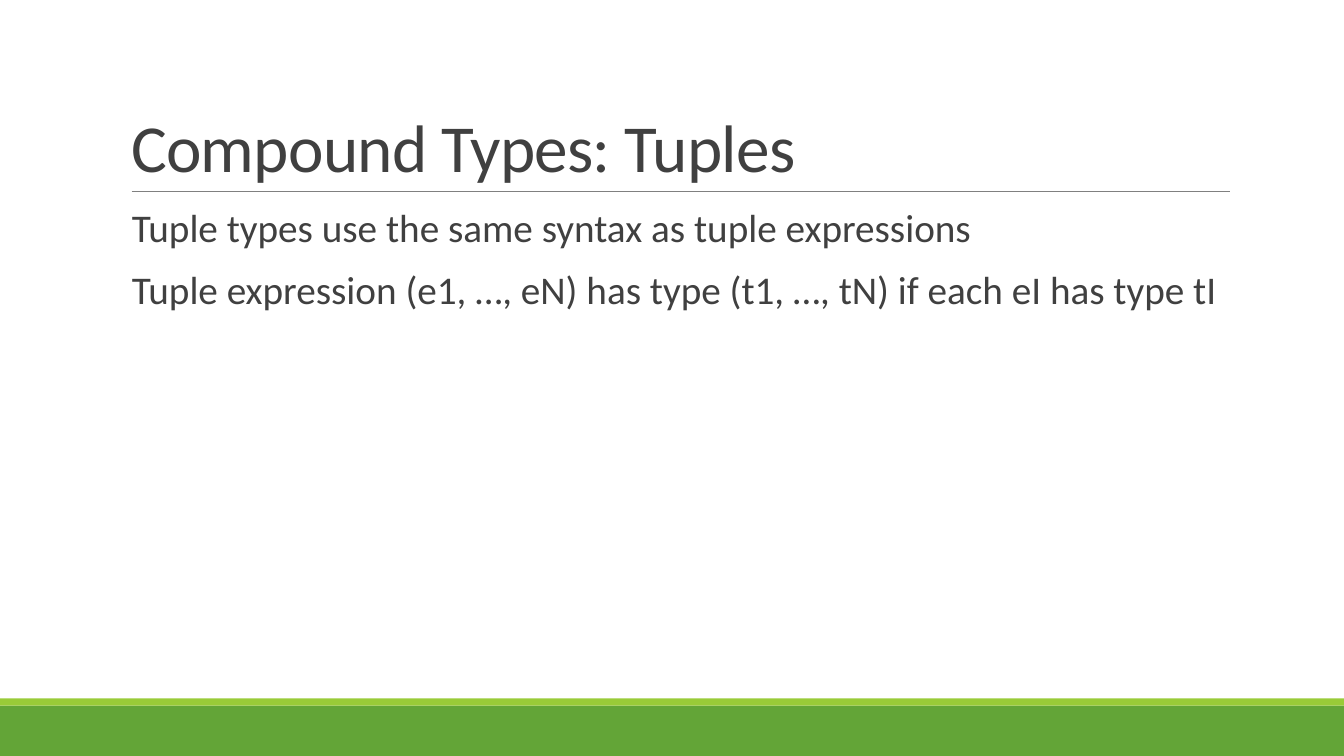
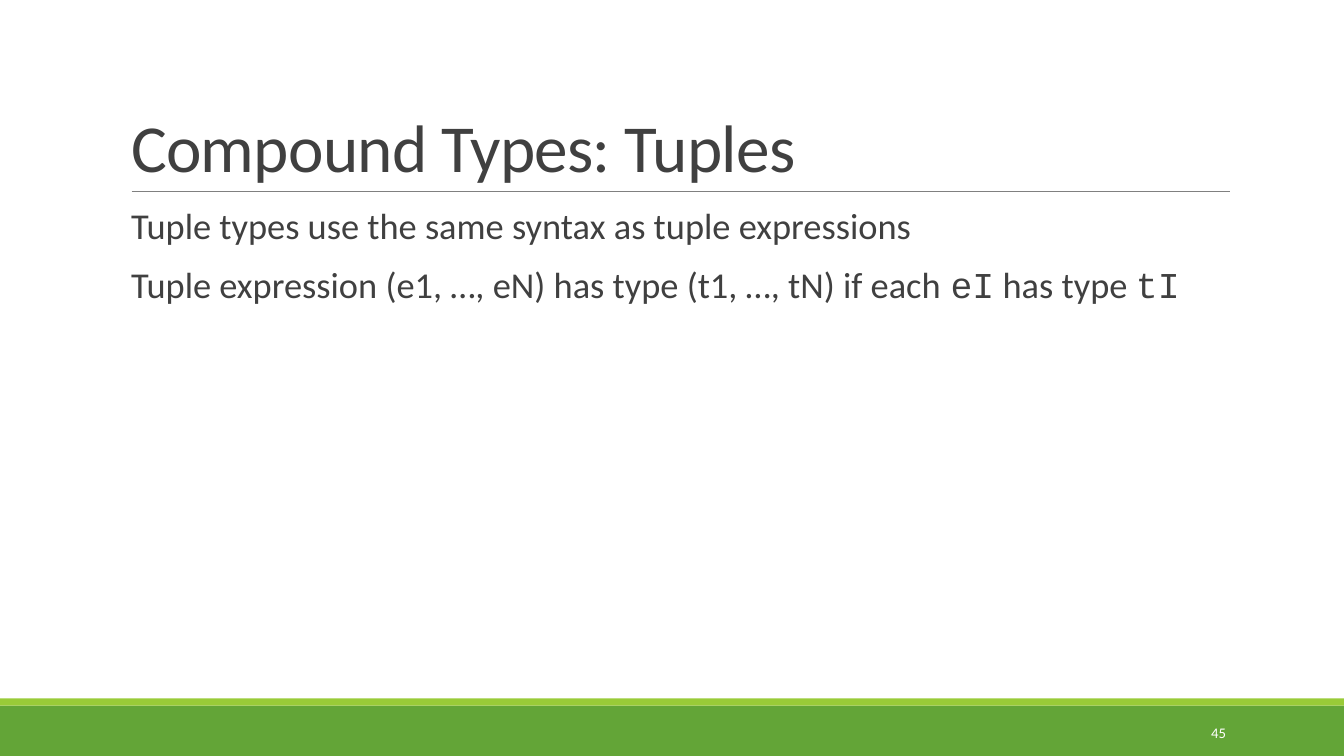
Before and after one commit to rbohrer/pl-course, a slide deck: slide 45 of LectureSlides/01Rust.pptx. Drawn at 1344x756 pixels with LibreOffice and Linux fonts; fonts in the diff are those of the drawing. Boxes give left, top, right and bottom in pixels: in the first picture for what was removed or moved away, otherwise in the second. Text is boxed around its words. In the diff, an @@ line names an element or a change of style, - is before the commit and + after.

```diff
--- a/LectureSlides/01Rust.pptx
+++ b/LectureSlides/01Rust.pptx
@@ text "Tuple types use the same ..." at box(131, 213, 1180, 304): size 28 to 26 pt; font Calibri to Courier New in "eI tI" @@
@@ page number added at box(1211, 728, 1226, 738), 10.5 pt, text #FFFFFF @@
+45
```
Also in this commit, not shown: 63 other slides changed.
